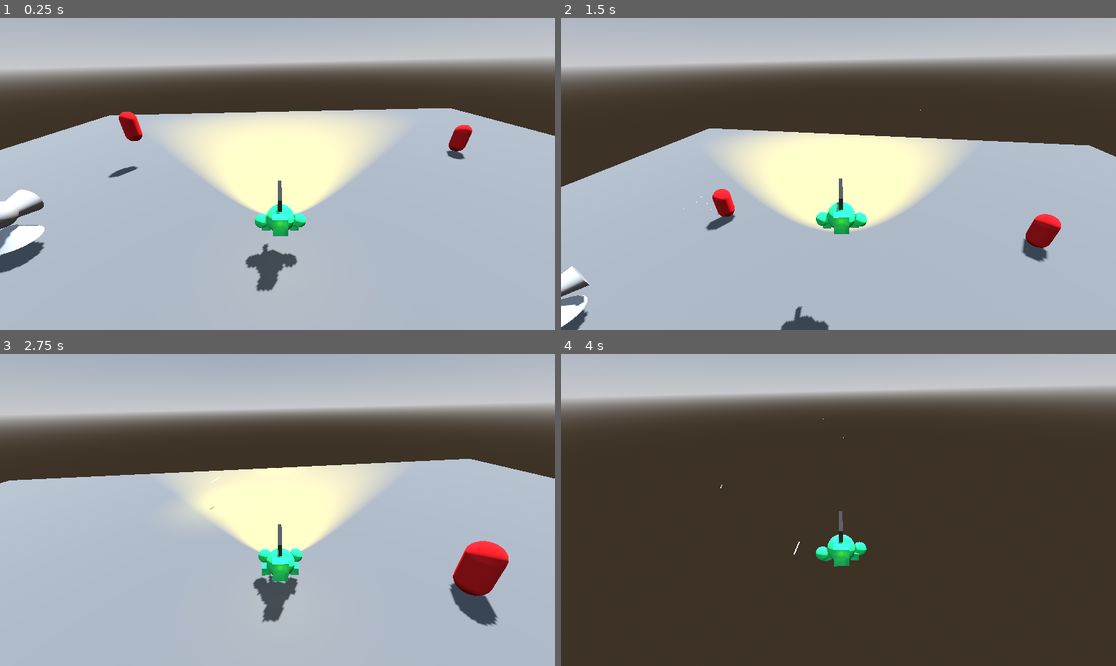
Above: before the commit, frames 1-4 (two rows, left to right).
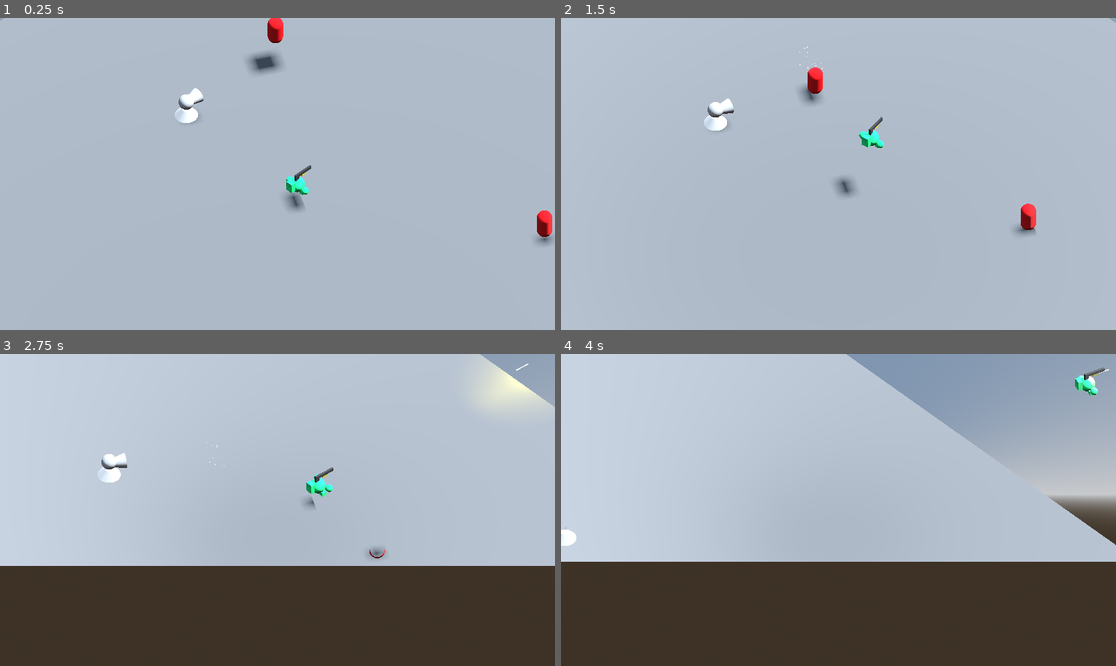
Above: after the commit, the same moments.

Repository: warrenscipio/last-stand-game-jam
Game: Godot game, scene res://world.tscn
Same seed, same stepped clock (60 frames per second), same inputs: the game is played once before the commit and once after it. The project has no main scene, so this scene is started directly.
Inputs (mouse positions are in pixels of both pictures, inside the frame that each line leads up to):
- Up to frame 1 (0.25 s): no input
- Up to frame 2 (1.5 s): tap Enter (ui_accept) at 0.5, 0.77 s; move the mouse to (866, 174) at 0.52 s; hold W (move_up) from 0.53 s (still down); click (866, 174) at 0.6 s; move the mouse to (810, 174) at 1.27 s; right-click (810, 174) at 1.35 s
- Up to frame 3 (2.75 s): keep holding W (move_up); tap Enter (ui_accept) at 1.52 s; click (249, 510) at 1.55 s; move the mouse to (288, 503) at 2.02 s; tap F (atk) at 2.1 s; click (288, 503) at 2.3 s
- Up to frame 4 (4 s): keep holding W (move_up); move the mouse to (832, 516) at 2.77 s; tap E (interact) at 2.85 s; tap Enter (ui_accept) at 3.02, 3.77 s; click (832, 516) at 3.05 s; move the mouse to (877, 513) at 3.52 s; hold Shift (run) from 3.53 s (still down); click (877, 513) at 3.8 s

The runs differ from the first frame. In frame 1, 31% of the frame differs, in the area x 0-100%, y 0-88%; in frame 2, 39%; in frame 3, 66%, in the area x 0-100%, y 0-100%; in frame 4, 61%.

Commit message:
changes to the turrent so it shoots by itself

Diff:
--- /dev/null
+++ b/Scenes/camera_rig.tscn
@@ -0,0 +1,8 @@
+[gd_scene load_steps=2 format=3 uid="uid://b374hlwm40mh0"]
+
+[ext_resource type="Script" path="res://Scripts/camera_rig.gd" id="1_y02qa"]
+
+[node name="camera_rig" type="Node3D"]
+script = ExtResource("1_y02qa")
+
+[node name="orthgonal_follow_cam" type="Camera3D" parent="."]
--- a/Scenes/player.tscn
+++ b/Scenes/player.tscn
@@ -172,10 +172,6 @@
 [node name="camera_mount" type="Node3D" parent="."]
 transform = Transform3D(0.999781, 0.0209424, 0, -0.0209424, 0.999781, 0, 0, 0, 1, 0, 5.89, 5.61)
 
-[node name="Camera3D" type="Camera3D" parent="camera_mount"]
-transform = Transform3D(1, 0, 0, 0, 0.876265, 0.48183, 0, -0.48183, 0.876265, 0, 0, 0)
-size = 5.762
-
 [node name="visuals" type="Node3D" parent="."]
 
 [node name="gun" parent="visuals" instance=ExtResource("2_vmdxr")]
@@ -204,11 +200,6 @@
 mesh = SubResource("BoxMesh_xfnjh")
 skeleton = NodePath("../..")
 
-[node name="player_light" type="OmniLight3D" parent="visuals/body"]
-transform = Transform3D(1, 0, 0, 0, 1, 0, 0, 0, 1, 0, 0.455275, 0.879929)
-light_color = Color(0.698039, 0.623529, 0, 1)
-light_energy = 0.3
-
 [node name="right_hand" type="MeshInstance3D" parent="visuals"]
 transform = Transform3D(0.5, 0, 0, 0, 0.5, 0, 0, 0, 0.5, 0.673, 0.836166, 0.0252869)
 material_override = SubResource("StandardMaterial3D_g263a")
@@ -225,15 +216,4 @@
 "": SubResource("AnimationLibrary_l5uhc")
 }
 
-[node name="SpotLight3D" type="SpotLight3D" parent="visuals"]
-transform = Transform3D(1, 0, 0, 0, 0.964193, 0.265203, 0, -0.265203, 0.964193, 0, 1.21679, -0.811506)
-light_color = Color(0.698039, 0.623529, 0, 1)
-light_energy = 10.0
-light_indirect_energy = 5.0
-light_volumetric_fog_energy = 2.0
-light_size = 2.0
-spot_range = 30.0
-spot_attenuation = 0.108819
-spot_angle_attenuation = 0.535887
-
 [node name="NavigationAgent3D" type="NavigationAgent3D" parent="."]
--- a/Scenes/turret.tscn
+++ b/Scenes/turret.tscn
@@ -16,6 +16,21 @@
 top_radius = 0.25
 height = 1.0
 
+[sub_resource type="Animation" id="Animation_xxoq3"]
+length = 0.001
+tracks/0/type = "value"
+tracks/0/imported = false
+tracks/0/enabled = true
+tracks/0/path = NodePath("StaticBody3D/pivot_point/barrel:mesh:bottom_radius")
+tracks/0/interp = 1
+tracks/0/loop_wrap = true
+tracks/0/keys = {
+"times": PackedFloat32Array(0),
+"transitions": PackedFloat32Array(1),
+"update": 0,
+"values": [0.5]
+}
+
 [sub_resource type="Animation" id="Animation_hm1aw"]
 resource_name = "shoot"
 tracks/0/type = "value"
@@ -29,21 +44,6 @@
 "transitions": PackedFloat32Array(1, 1, 1),
 "update": 0,
 "values": [0.5, 0.6, 0.5]
-}
-
-[sub_resource type="Animation" id="Animation_xxoq3"]
-length = 0.001
-tracks/0/type = "value"
-tracks/0/imported = false
-tracks/0/enabled = true
-tracks/0/path = NodePath("StaticBody3D/pivot_point/barrel:mesh:bottom_radius")
-tracks/0/interp = 1
-tracks/0/loop_wrap = true
-tracks/0/keys = {
-"times": PackedFloat32Array(0),
-"transitions": PackedFloat32Array(1),
-"update": 0,
-"values": [0.5]
 }
 
 [sub_resource type="AnimationLibrary" id="AnimationLibrary_jp7r0"]
@@ -99,8 +99,8 @@
 shape = SubResource("CylinderShape3D_3v82f")
 
 [node name="Timer" type="Timer" parent="."]
-one_shot = true
 autostart = true
 
 [connection signal="body_entered" from="Area3D" to="." method="_on_area_3d_body_entered"]
 [connection signal="body_exited" from="Area3D" to="." method="_on_area_3d_body_exited"]
+[connection signal="timeout" from="Timer" to="." method="_on_timer_timeout"]
--- /dev/null
+++ b/Scripts/camera_rig.gd
@@ -0,0 +1,12 @@
+extends Node3D
+@export var camera_distance = 1
+
+# Called when the node enters the scene tree for the first time.
+func _ready():
+	look_at_from_position((Vector3.UP + Vector3.BACK) * camera_distance,
+					   get_parent().translation, Vector3.UP)
+
+
+# Called every frame. 'delta' is the elapsed time since the previous frame.
+func _process(delta):
+	pass
--- /dev/null
+++ b/Scripts/orthogonal_follow_cam.gd
@@ -0,0 +1,8 @@
+extends Camera3D
+
+@onready var player = $"../NavigationRegion3D/player"
+var speed_factor = 1
+
+# Called every frame. 'delta' is the elapsed time since the previous frame.
+func _process(delta):
+	position = lerp(position, player.position, speed_factor * delta)
--- a/Scripts/turret.gd
+++ b/Scripts/turret.gd
@@ -10,7 +10,6 @@
 var locked_on_body
 var fire_rate = 1
 
-
 # Called when the node enters the scene tree for the first time.
 func _ready():
 	pass # Replace with function body.
@@ -19,18 +18,19 @@
 func _process(delta):
 
 	if locked_on:
-		print("locking on", locked_on_body.global_position)
 		pivot_point.look_at(locked_on_body.global_position)
 		pivot_point.rotation.x = 0
 		pivot_point.rotation.z = 0
 
-	if Input.is_action_just_pressed("shoot"):
-		if !animation_player.is_playing():
-			animation_player.play("shoot")
-			bullet_instance = bullet.instantiate()
-			bullet_instance.position = ray_cast_3d.global_position
-			bullet_instance.transform.basis = ray_cast_3d.global_transform.basis
-			get_node("/root/world").add_child(bullet_instance)
+
+func turret_shot():
+	if !animation_player.is_playing():
+		animation_player.play("shoot")
+		bullet_instance = bullet.instantiate()
+		bullet_instance.position = ray_cast_3d.global_position
+		bullet_instance.transform.basis = ray_cast_3d.global_transform.basis
+		get_node("/root/world").add_child(bullet_instance)
+
 
 func _on_area_3d_body_entered(body):
 	print("body entering")
@@ -44,3 +44,8 @@
 	if body.is_in_group("enemy"):
 		locked_on = false
 		locked_on_body = null
+
+
+func _on_timer_timeout():
+	if locked_on:
+		turret_shot()
--- a/world.tscn
+++ b/world.tscn
@@ -1,8 +1,9 @@
-[gd_scene load_steps=9 format=3 uid="uid://b881akaptpnpd"]
+[gd_scene load_steps=10 format=3 uid="uid://b881akaptpnpd"]
 
 [ext_resource type="PackedScene" uid="uid://c6vk43xiu5l88" path="res://Scenes/player.tscn" id="1_y05gr"]
 [ext_resource type="PackedScene" uid="uid://duylb1jtojuxe" path="res://Scenes/enemy.tscn" id="2_3nkjv"]
 [ext_resource type="PackedScene" uid="uid://d1lcav6kfiqu6" path="res://Scenes/turret.tscn" id="3_ynx2s"]
+[ext_resource type="Script" path="res://Scripts/orthogonal_follow_cam.gd" id="4_10ly4"]
 
 [sub_resource type="ProceduralSkyMaterial" id="ProceduralSkyMaterial_wcus1"]
 sky_horizon_color = Color(0.64625, 0.65575, 0.67075, 1)
@@ -51,3 +52,9 @@
 use_collision = true
 size = Vector3(50, 1, 50)
 material = SubResource("StandardMaterial3D_e1gli")
+
+[node name="Camera3D" type="Camera3D" parent="."]
+transform = Transform3D(0.707107, -0.5, 0.5, 0, 0.707107, 0.707107, -0.707107, -0.5, 0.5, 14.7958, 25.9925, 17.125)
+projection = 1
+size = 20.0
+script = ExtResource("4_10ly4")
